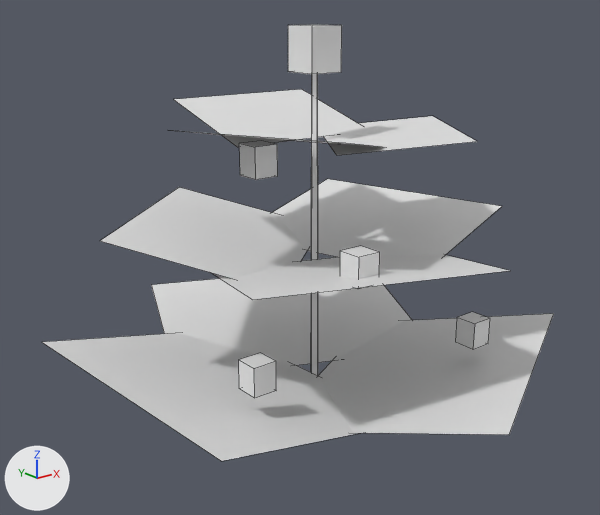
Before and after pictures for a commit that changed the OBJ model src/main/resources/assets/stonedew/models/block/plants/plant_2_2_1_lod.obj.
Before and after are seen from a camera (50 mm lens) standing at (-0.571, -1.787, 0.905) and looking at (0.475, -0.479, 0.382). Every picture has the same lights, and +X, +Y and +Z are marked at lower left. The first picture is the older version. Mesh edges are drawn as thin lines. Materials are left out; every surface is plain grey. Where no turn or scale is listed for an object, it has been applied to the vertices. Vertices at exactly the same position are counted once.

The scene before the commit, as lines of its bpy script (objects in view):
```python
me_model = bpy.data.meshes.new('model')
me_model.from_pydata(...)  # 84 vertices, 43 faces; spans x 0.001..0.976, y -1.053..0.042, z 0.0..0.854
# faces by material slot: [4, 3, 6, 30]
me_model.materials.append(mat_stem)
me_model.materials.append(mat_leaf_old)
me_model.materials.append(mat_leaf)
me_model.materials.append(mat_bud)
ob_model = bpy.data.objects.new('model', me_model)
ob_model.location = (0.0, 0.0, 0.0)
```
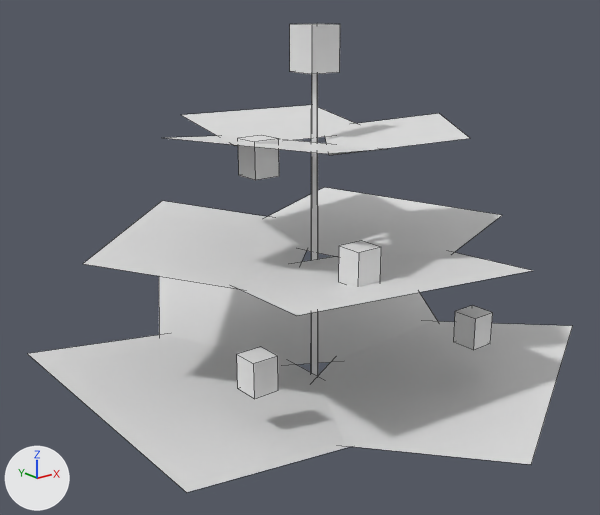
Changed parts and their boxes [x1, y1, x2, y2] in the pictures (600 x 515 px; the box of a moved part takes in the faces that stretch with it):
'model', reshaped (6% wider, 7% taller): before [42, 24, 554, 461]; after [28, 24, 572, 492]
part 1 of me_model, moved or reshaped: before [456, 312, 490, 349]; after [454, 305, 493, 350]
part 2 of me_model, moved or reshaped: before [340, 246, 380, 289]; after [339, 241, 381, 287]
part 3 of me_model, moved or reshaped: before [239, 141, 278, 180]; after [238, 135, 279, 180]
part 4 of me_model, moved or reshaped: before [239, 353, 276, 398]; after [237, 347, 278, 399]
part 5 of me_model, moved or reshaped: before [42, 89, 554, 461]; after [28, 105, 572, 492]

The change, as a list of edits to the scene's bpy script:
```text
Change me_model:
    used by ob_model
    remove me_model.from_pydata(...)  # 84 vertices, 43 faces; spans x 0.001..0.976, y -1.053..0.042, z 0.0..0.854
    add me_model.from_pydata(...)  # 84 vertices, 43 faces; spans x -0.021..1.047, y -1.1..0.119, z 0.0..0.856
    me_model part 1: the loose piece of 8 vertices spanning x 0.649..0.695, y -0.811..-0.765, z 0.237..0.292 is scaled about its middle by (1.13, 1.13, 1.23), then moved by (0.0, 0.0, 0.006)
    me_model part 2: the loose piece of 8 vertices spanning x 0.365..0.414, y -0.78..-0.731, z 0.418..0.477 is scaled about its middle by (1.07, 1.07, 1.16), then moved by (0.0, 0.0, 0.005)
    me_model part 3: the loose piece of 8 vertices spanning x 0.286..0.335, y -0.588..-0.538, z 0.591..0.65 is scaled about its middle by (1.07, 1.07, 1.16), then moved by (0.0, 0.0, 0.005)
    me_model part 4: the loose piece of 8 vertices spanning x 0.188..0.235, y -0.712..-0.664, z 0.237..0.294 is scaled about its middle by (1.09, 1.09, 1.19), then moved by (0.0, 0.0, 0.005)
    me_model part 5: 36 of 84 vertices moved; they spanned x 0.001..0.976, y -1.053..0.042, z 0.132..0.702 and now span x -0.021..1.047, y -1.1..0.119, z 0.132..0.666; mean shift (0.005, 0.001, -0.011); largest move (0.949, -0.186, 0.195) -> (1.047, -0.214, 0.193)
    other edits to the shape of me_model do not show in these pictures
```
